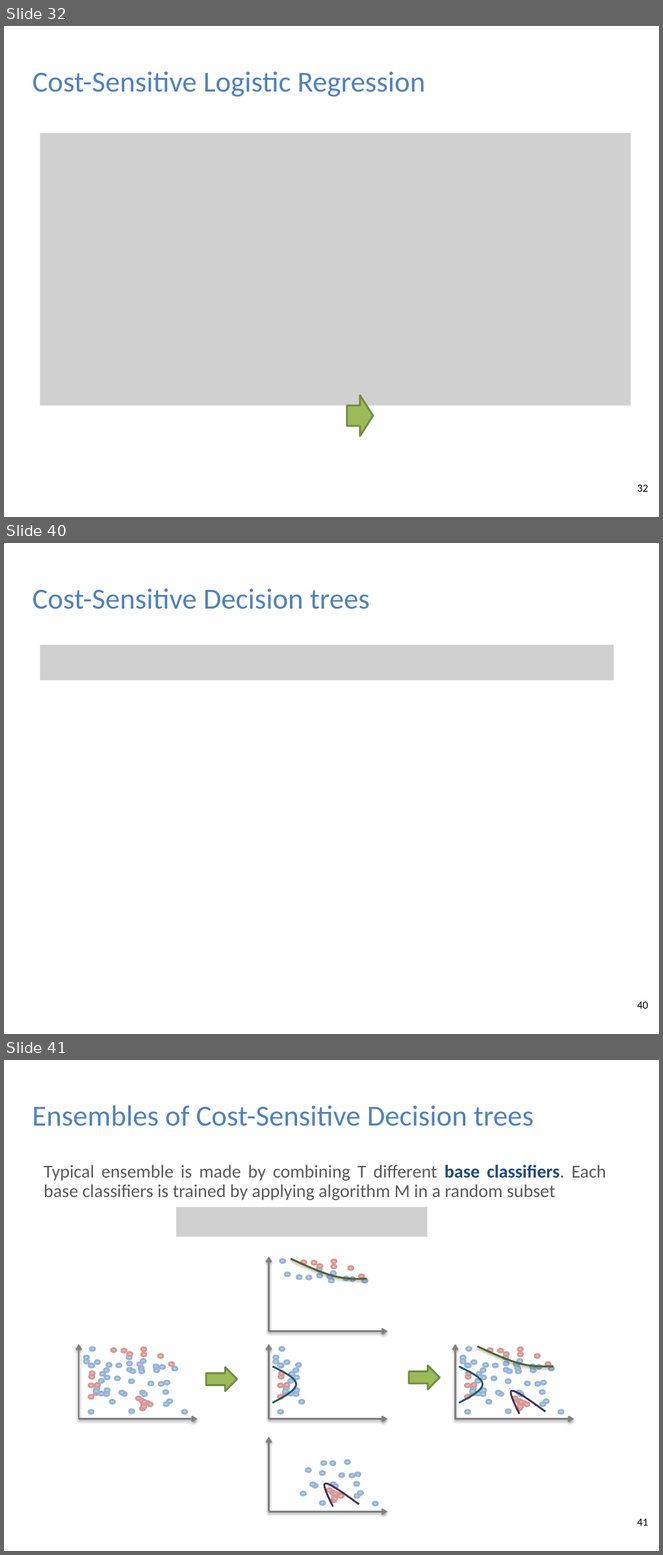
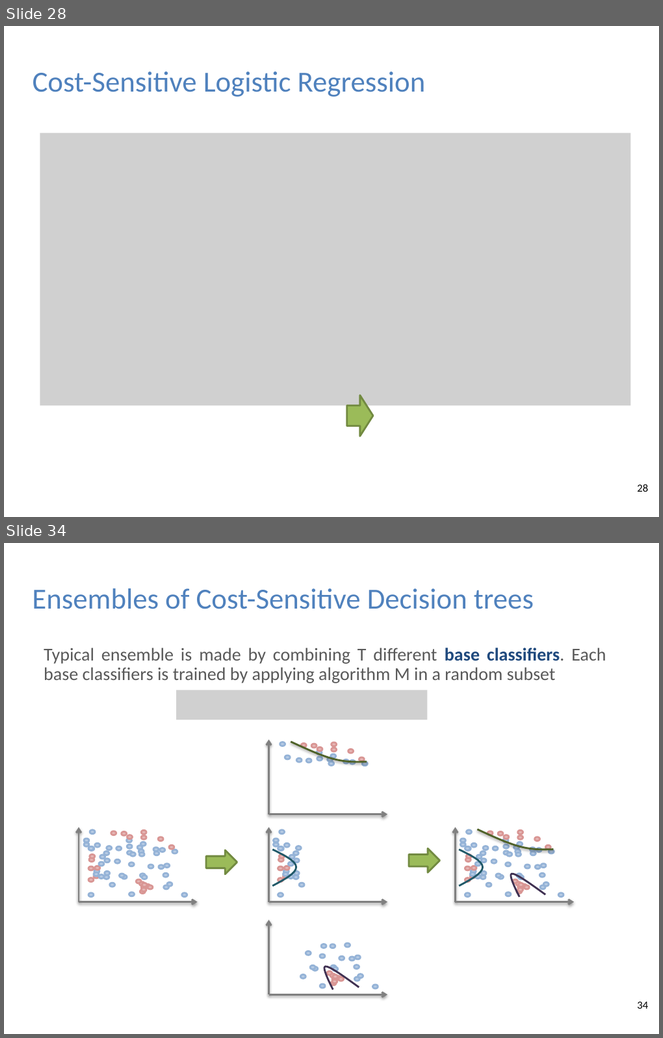
Before and after one commit to albahnsen/phd-thesis, a slide deck: slides/Thesis_ExampleDependentCostSensitiveClassification_slides.pptx. Shown one above the other, each under a label of ours: slides 32, 40 and 41 before the commit, slides 28 and 34 after it; the slides between them are not shown. The pictures are 663x1555 and 663x1038 pixels, drawn with LibreOffice and Linux fonts; fonts in the diff are those of the drawing; grey boxes stand for pictures; background and template pictures are left out. Boxes give left, top, right and bottom in pixels: in the first picture for what was removed or moved away, otherwise in the second. Text is boxed around its words. In the diff, an @@ line names an element or a change of style, - is before the commit and + after.

```diff
--- a/slides/Thesis_ExampleDependentCostSensitiveClassification_slides.pptx
+++ b/slides/Thesis_ExampleDependentCostSensitiveClassification_slides.pptx
@@ slide 40 removed at (x1=4, y1=543, x2=659, y2=1034), background #FFFFFF @@
@@ text removed at (x1=33, y1=589, x2=370, y2=609) @@
-Cost-Sensitive Decision trees
@@ picture removed at (x1=40, y1=644, x2=614, y2=680) @@
@@ page number removed at (x1=637, y1=1002, x2=648, y2=1009) @@
-40
@@ what was slide 32 is now slide 28 @@
@@ page number at (x1=637, y1=484, x2=648, y2=492): text changed @@
-32
+28
@@ what was slide 41 is now slide 34 @@
@@ page number at (x1=637, y1=1002, x2=648, y2=1009): text changed @@
-41
+34
```
Also in this commit, not shown: 11 slides changed, 7 other slides removed.
